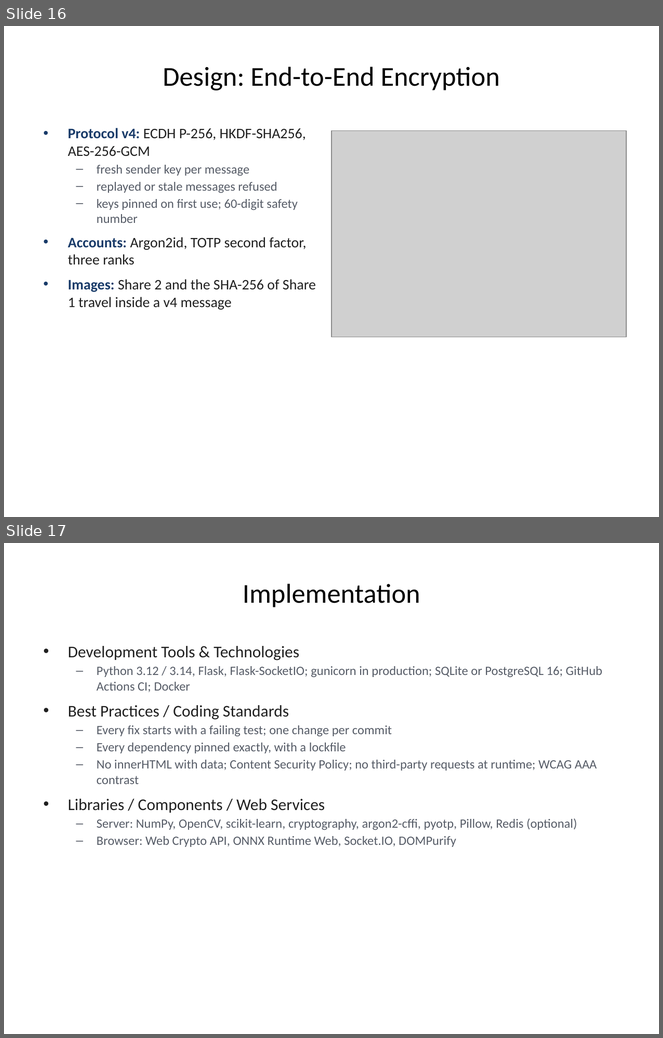
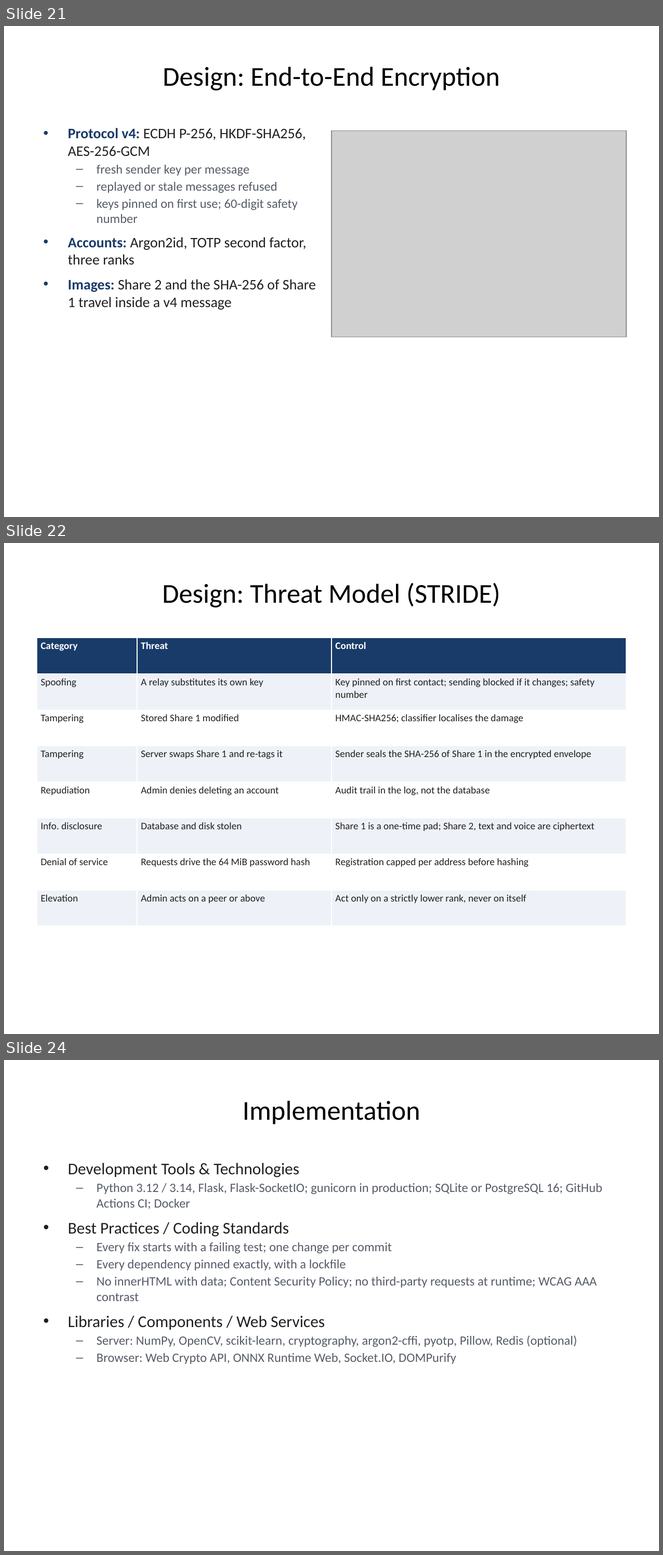
Before and after one commit to 1337PAIN/Reveal-X-chat, a slide deck: Reveal-X_FYP_Presentation.pptx. Shown one above the other, each under a label of ours: slides 16 and 17 before the commit, slides 21, 22 and 24 after it; the slides between them are not shown. The pictures are 663x1038 and 663x1555 pixels, drawn with LibreOffice and Linux fonts; fonts in the diff are those of the drawing; grey boxes stand for pictures; background and template pictures are left out. Boxes give left, top, right and bottom in pixels: in the first picture for what was removed or moved away, otherwise in the second. Text is boxed around its words. In the diff, an @@ line names an element or a change of style, - is before the commit and + after.

Commit message:
Extend the FYP presentation to 49 slides
Adds the report's comparison tables, layered architecture, STRIDE and
threat resistance model, the detector's features and datasets, the test
suite by area and test case TC-01, storage cost, the two integrity
layers, the classifier comparison, server/browser parity, Objective 9,
critical review, future recommendations, a reconstruction screenshot
and a conclusion.

```diff
--- a/Reveal-X_FYP_Presentation.pptx
+++ b/Reveal-X_FYP_Presentation.pptx
@@ slide 22 added at bbox=[4, 543, 659, 1034], background picture (left out) @@
@@ title added at bbox=[162, 583, 501, 607], 30 pt, text #000000 @@
+Design: Threat Model (STRIDE)
@@ table added at bbox=[37, 638, 626, 926], 8 rows, 3 columns @@
+Category | Threat | Control
+Spoofing | A relay substitutes its own key | Key pinned on first contact; sending blocked if it changes; safety number
+Tampering | Stored Share 1 modified | HMAC-SHA256; classifier localises the damage
+Tampering | Server swaps Share 1 and re-tags it | Sender seals the SHA-256 of Share 1 in the encrypted envelope
+Repudiation | Admin denies deleting an account | Audit trail in the log, not the database
+Info. disclosure | Database and disk stolen | Share 1 is a one-time pad; Share 2, text and voice are ciphertext
+Denial of service | Requests drive the 64 MiB password hash | Registration capped per address before hashing
+Elevation | Admin acts on a peer or above | Act only on a strictly lower rank, never on itself
@@ what was slide 16 is now slide 21 @@
@@ what was slide 17 is now slide 24 @@
```
Also in this commit, not shown: 17 other slides added, 1 other file.
